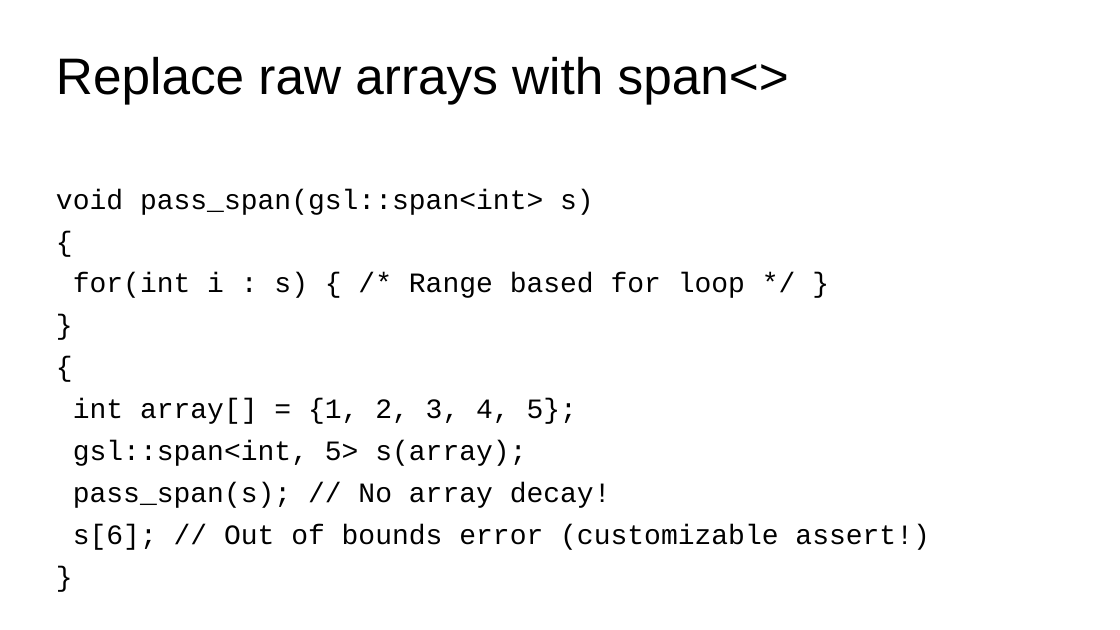
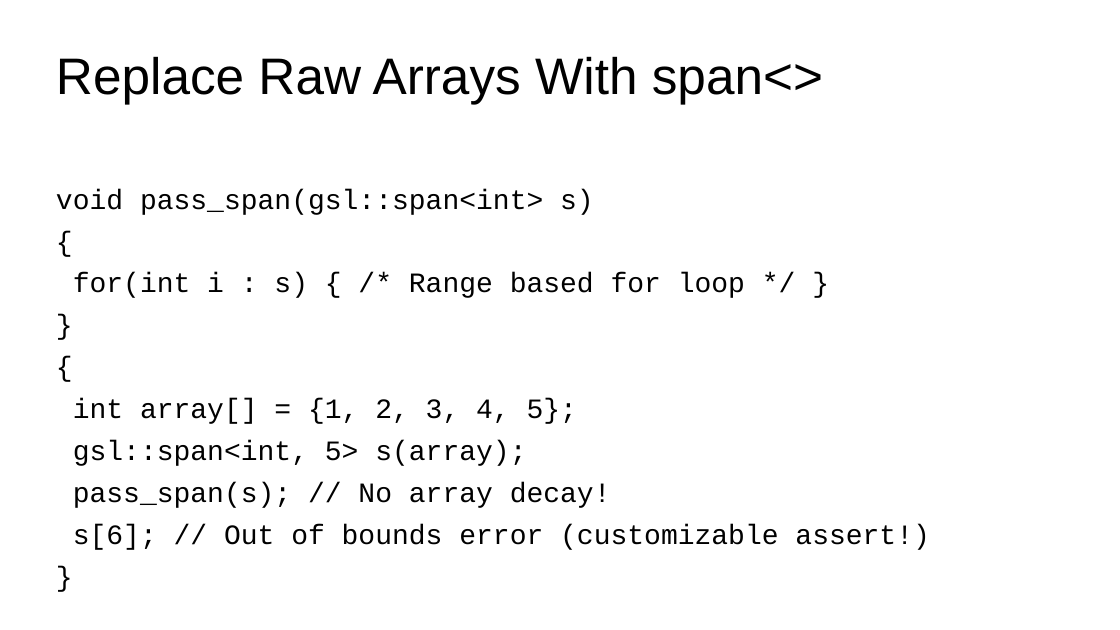
Before and after one commit to LongArmMcGee/cpp-safety, a slide deck: slide 29 of images/safe_cpp_graphics.pptx (slide 27 before the commit). Drawn at 1120x630 pixels with LibreOffice and Linux fonts; fonts in the diff are those of the drawing. Boxes give left, top, right and bottom in pixels: in the first picture for what was removed or moved away, otherwise in the second. Text is boxed around its words. In the diff, an @@ line names an element or a change of style, - is before the commit and + after.

```diff
--- a/images/safe_cpp_graphics.pptx
+++ b/images/safe_cpp_graphics.pptx
@@ title at [56,56,823,104]: text changed @@
-Replace raw arrays with span<>
+Replace Raw Arrays With span<>
```
Also in this commit, not shown: 11 other slides changed, 3 slides added, 1 slide removed, 1 other file.
